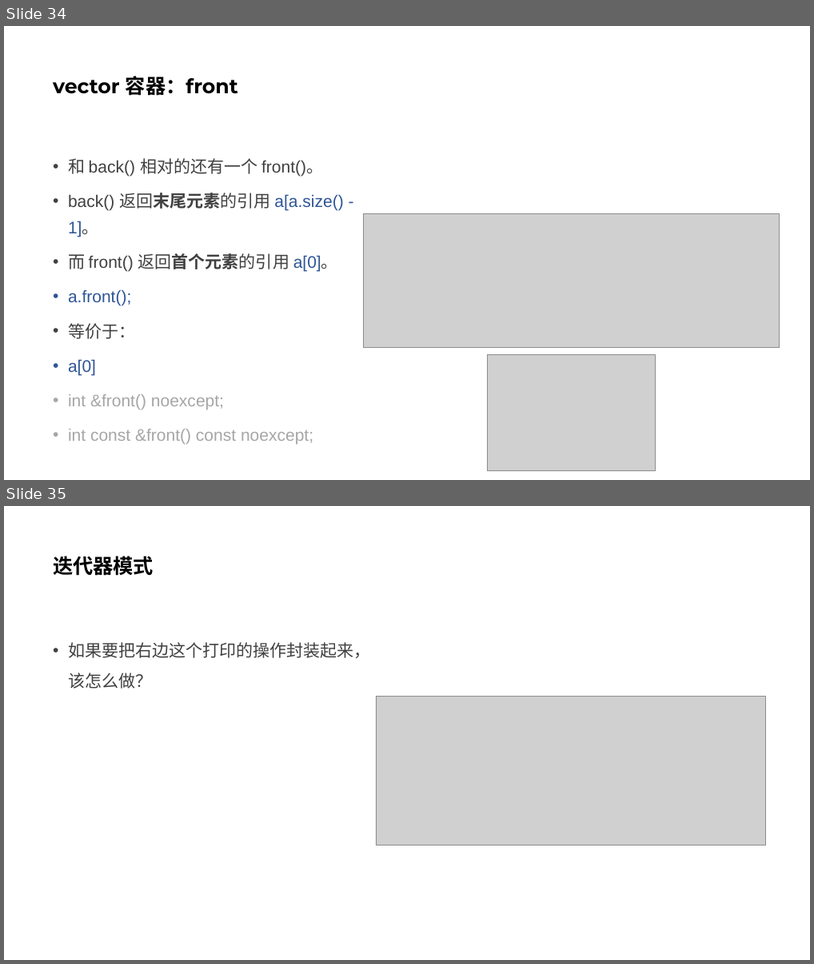
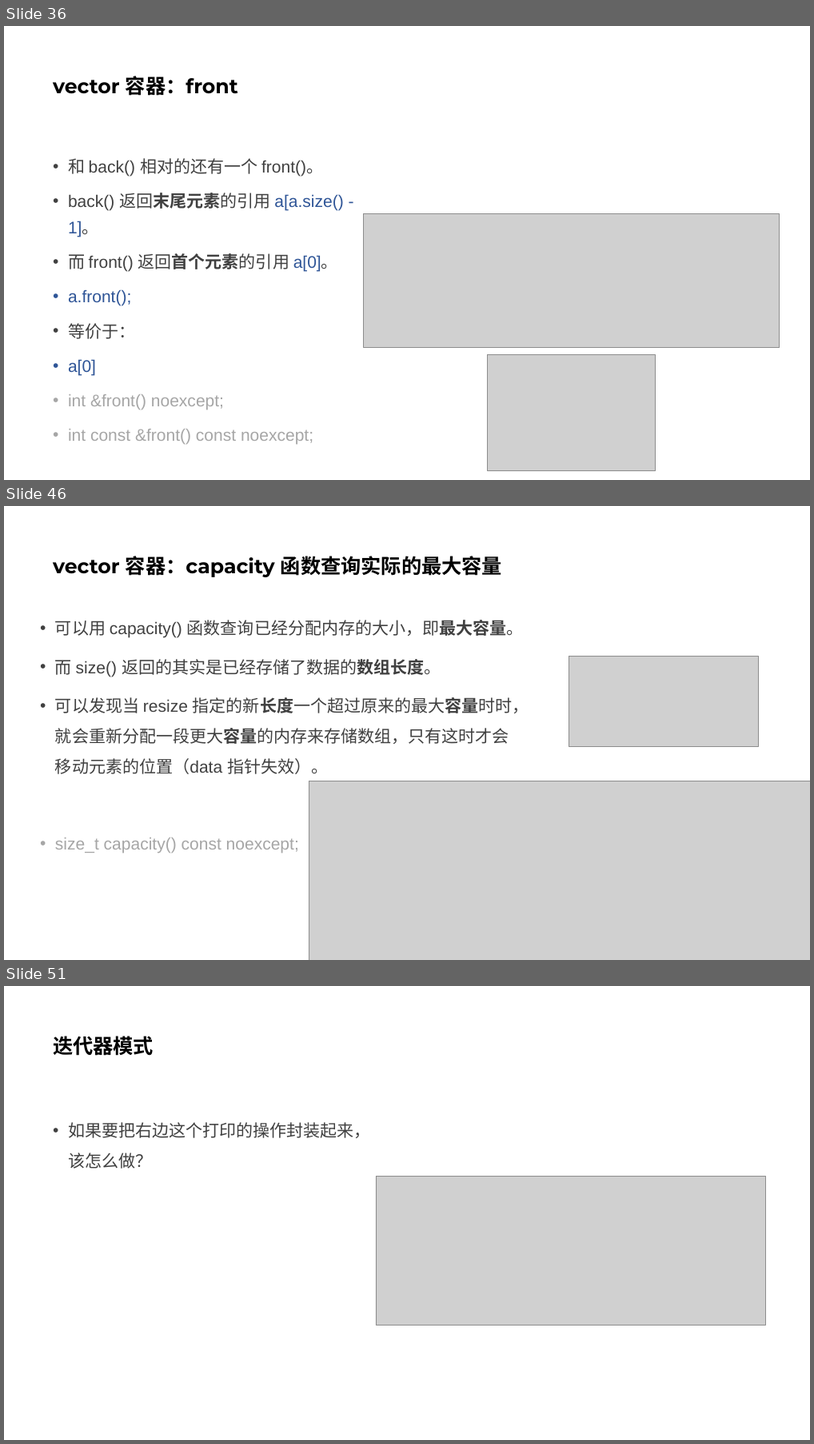
Before and after one commit to parallel101/course, a slide deck: 13/slides.pptx. Shown one above the other, each under a label of ours: slides 34 and 35 before the commit, slides 36, 46 and 51 after it; the slides between them are not shown. The pictures are 814x964 and 814x1444 pixels, drawn with LibreOffice and Linux fonts; fonts in the diff are those of the drawing; grey boxes stand for pictures. Boxes give left, top, right and bottom in pixels: in the first picture for what was removed or moved away, otherwise in the second. Text is boxed around its words. In the diff, an @@ line names an element or a change of style, - is before the commit and + after.

```diff
--- a/13/slides.pptx
+++ b/13/slides.pptx
@@ slide 46 added at (4,506,810,960), background #FFFFFF @@
@@ title added at (53,556,502,577), 24 pt, text #000000, bold @@
+vector 容器：capacity 函数查询实际的最大容量
@@ text added at (55,620,530,852), 20 pt, text #404040 @@
+• 可以用 capacity() 函数查询已经分配内存的大小，即最大容量。
+• 而 size() 返回的其实是已经存储了数据的数组长度。
+• 可以发现当 resize 指定的新长度一个超过原来的最大容量时时，就会重新分配一段更大容量的内存来存储数组，只有这时才会移动元素的位置（data 指针失效）。
+• size_t capacity() const noexcept;
@@ picture added at (569,656,759,746) @@
@@ picture added at (309,780,810,960) @@
@@ what was slide 34 is now slide 36 @@
@@ what was slide 35 is now slide 51 @@
```
Also in this commit, not shown: 3 slides changed, 15 other slides added, 11 other files.
